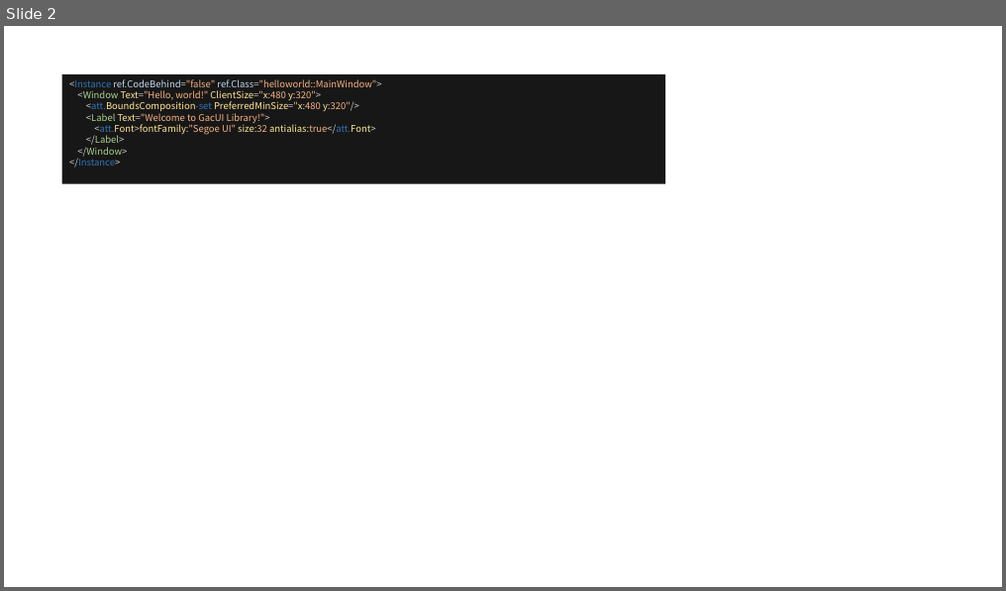
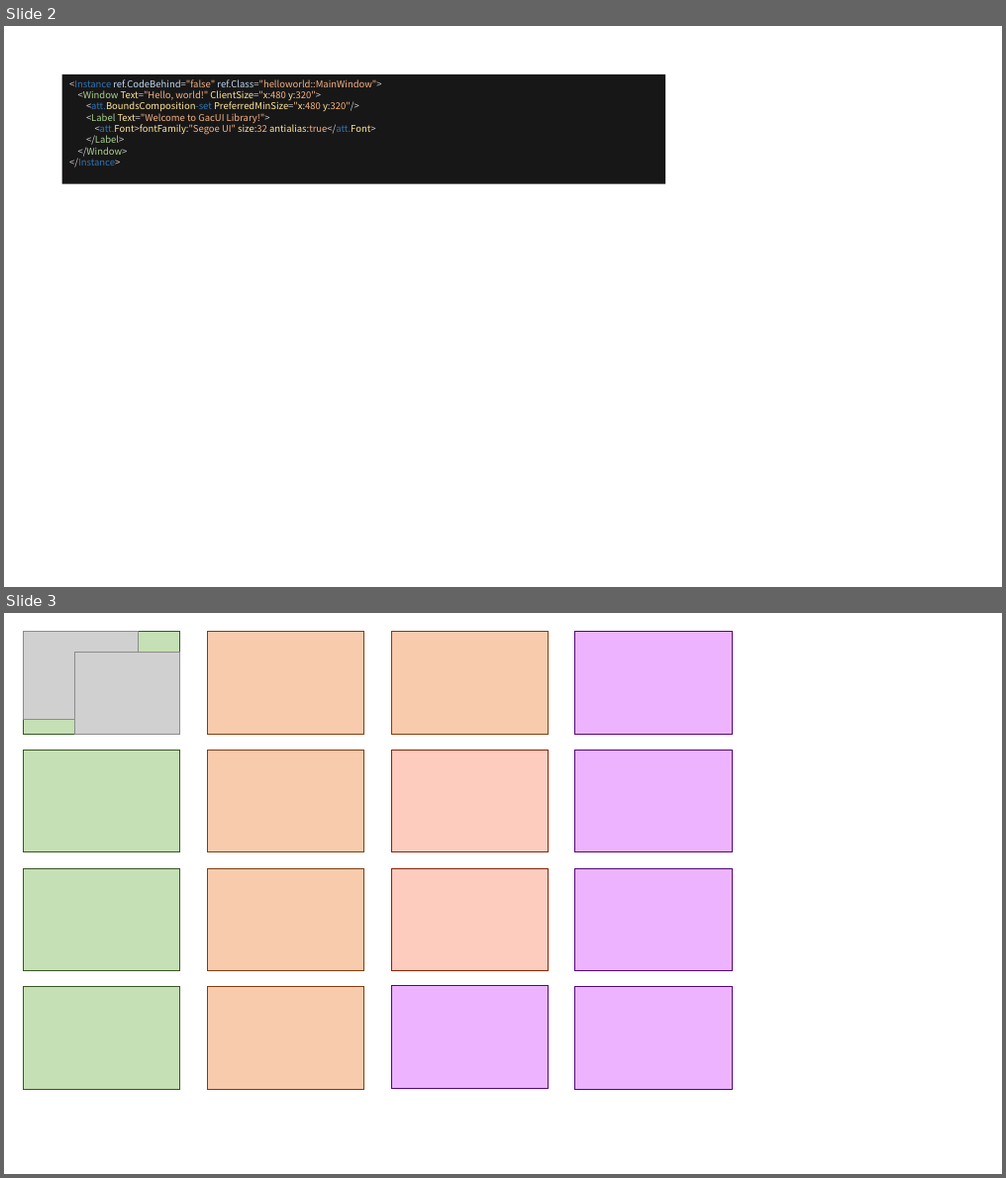
Before and after one commit to vczh-libraries/WebsiteSource, a slide deck: packages/Dependencies.pptx. Shown one above the other, each under a label of ours: slide 2 before the commit, slides 2 and 3 after it. The pictures are 1006x591 and 1006x1178 pixels, drawn with LibreOffice and Linux fonts; fonts in the diff are those of the drawing; grey boxes stand for pictures. Boxes give left, top, right and bottom in pixels: in the first picture for what was removed or moved away, otherwise in the second. Text is boxed around its words. In the diff, an @@ line names an element or a change of style, - is before the commit and + after.

```diff
--- a/packages/Dependencies.pptx
+++ b/packages/Dependencies.pptx
@@ slide 3 added at [4, 613, 1002, 1174], background #FFFFFF @@
@@ rectangle added at [24, 632, 180, 735], fill #C5E0B4, outline #385723 1 pt @@
@@ picture added at [24, 632, 139, 719] @@
@@ rectangle added at [207, 632, 364, 735], fill #F8CBAD, outline #843C0B 1 pt @@
@@ rectangle added at [391, 632, 548, 735], fill #F8CBAD, outline #843C0B 1 pt @@
@@ rectangle added at [575, 632, 733, 735], fill #EDB3FF, outline #53057F 1 pt @@
@@ picture added at [75, 653, 180, 735] @@
@@ rectangle added at [24, 750, 180, 853], fill #C5E0B4, outline #385723 1 pt @@
@@ rectangle added at [207, 750, 364, 853], fill #F8CBAD, outline #843C0B 1 pt @@
@@ rectangle added at [391, 750, 548, 853], fill #FDCCBF, outline #8D2103 1 pt @@
@@ rectangle added at [575, 750, 733, 853], fill #EDB3FF, outline #53057F 1 pt @@
@@ rectangle added at [24, 868, 180, 970], fill #C5E0B4, outline #385723 1 pt @@
@@ rectangle added at [207, 868, 364, 970], fill #F8CBAD, outline #843C0B 1 pt @@
@@ rectangle added at [391, 868, 548, 970], fill #FDCCBF, outline #8D2103 1 pt @@
@@ rectangle added at [575, 868, 733, 970], fill #EDB3FF, outline #53057F 1 pt @@
@@ rectangle added at [24, 987, 180, 1090], fill #C5E0B4, outline #385723 1 pt @@
@@ rectangle added at [207, 987, 364, 1090], fill #F8CBAD, outline #843C0B 1 pt @@
@@ rectangle added at [391, 986, 548, 1088], fill #EDB3FF, outline #53057F 1 pt @@
@@ rectangle added at [575, 987, 733, 1090], fill #EDB3FF, outline #53057F 1 pt @@
```
Also in this commit, not shown: 4 other files.
